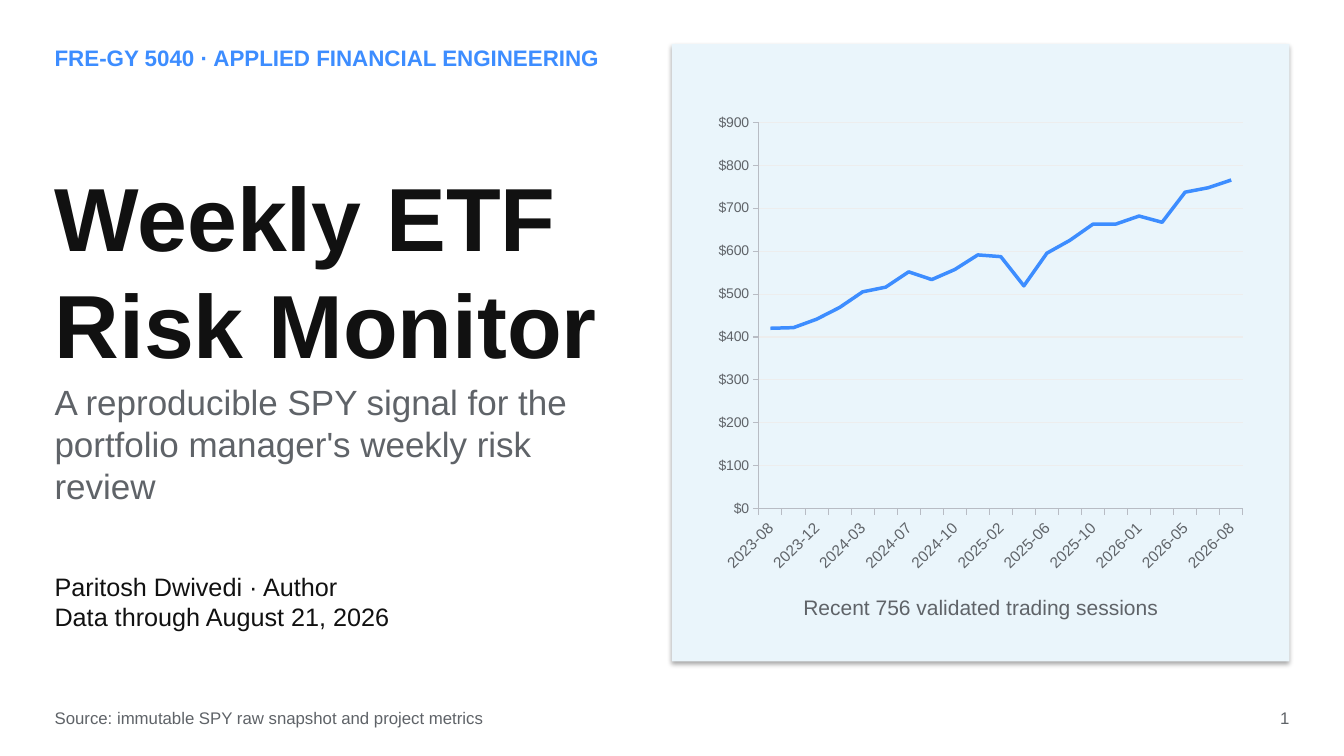
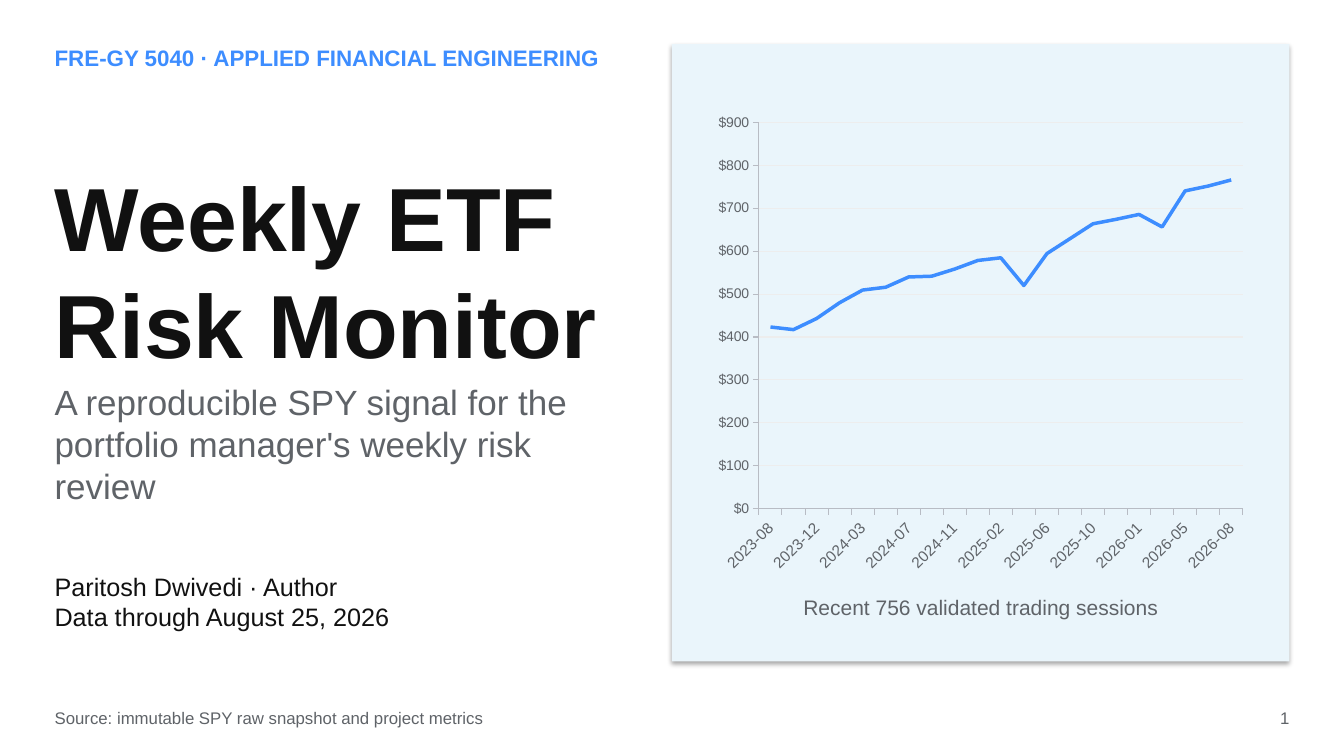
Before and after one commit to pdwi2020/bootcamp_paritosh_dwivedi, a slide deck: slide 1 of project/reports/stakeholder_presentation.pptx. Drawn at 1344x756 pixels with LibreOffice and Linux fonts; fonts in the diff are those of the drawing. Boxes give left, top, right and bottom in pixels: in the first picture for what was removed or moved away, otherwise in the second. Text is boxed around its words. In the diff, an @@ line names an element or a change of style, - is before the commit and + after.

Commit message:
Refresh SPY data through August 25

```diff
--- a/project/reports/stakeholder_presentation.pptx
+++ b/project/reports/stakeholder_presentation.pptx
@@ line chart at (x1=708, y1=105, x2=1254, y2=582) @@
-categories: 2023-08, 2023-10, 2023-12, 2024-01, 2024-03, 2024-05, 2024-07, 2024-09, 2024-10, 2024-12, 2025-02, 2025-04, 2025-06, 2025-08, 2025-10, 2025-11, 2026-01, 2026-03, 2026-05, 2026-07, 2026-08
+categories: 2023-08, 2023-10, 2023-12, 2024-02, 2024-03, 2024-05, 2024-07, 2024-09, 2024-11, 2024-12, 2025-02, 2025-04, 2025-06, 2025-08, 2025-10, 2025-11, 2026-01, 2026-03, 2026-05, 2026-07, 2026-08
-Series 1: 420, 420, 440, 470, 510, 520, 550, 530, 560, 590, 590, 520, 600, 630, 660, 660, 680, 670, 740, 750, 770
+Series 1: 420, 420, 440, 480, 510, 520, 540, 540, 560, 580, 580, 520, 590, 630, 660, 670, 690, 660, 740, 750, 770
@@ text at (x1=55, y1=607, x2=389, y2=632): text changed @@
-Data through August 21, 2026
+Data through August 25, 2026
```
Also in this commit, not shown: 5 other slides changed, 21 other files.
